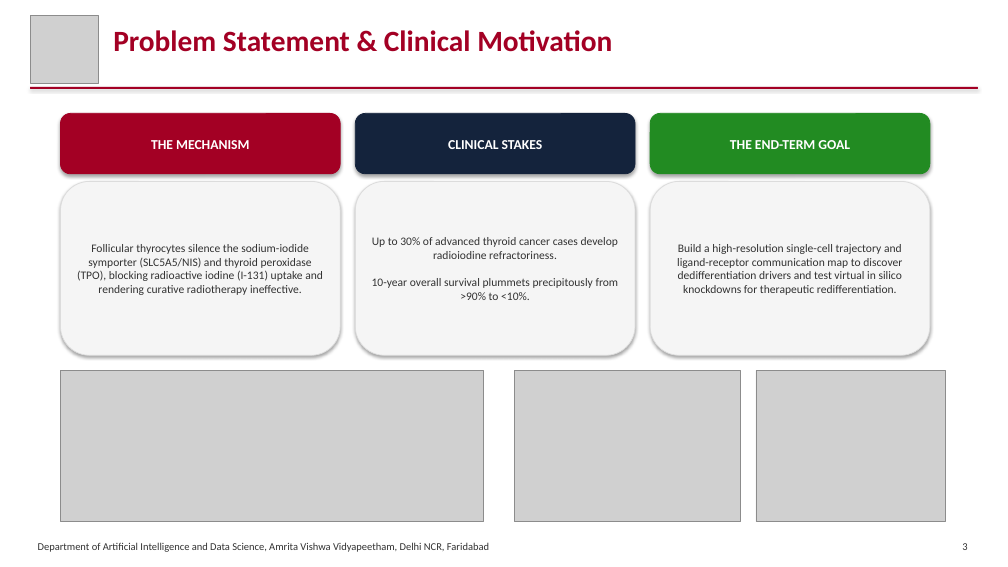
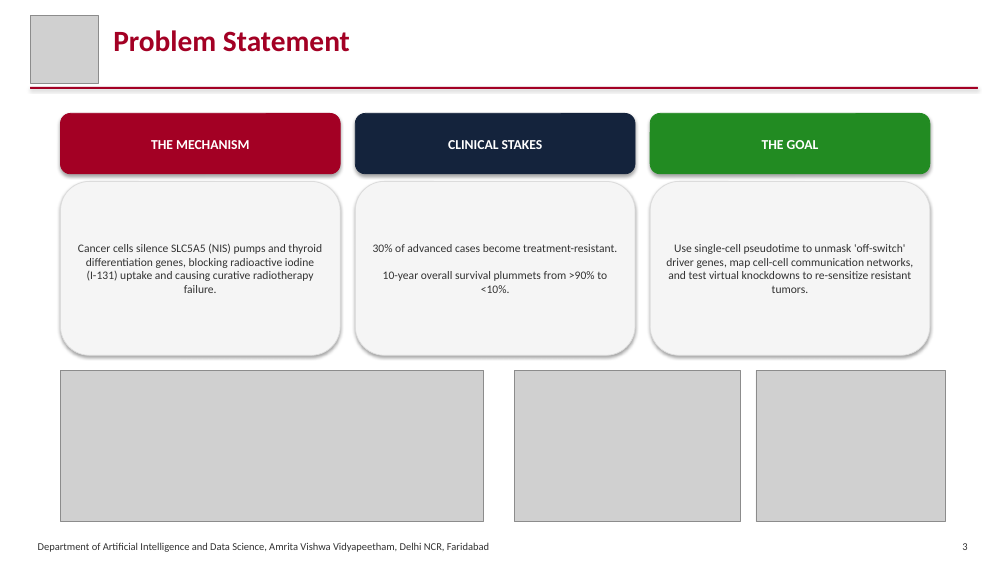
Before and after one commit to SatyaKrishna2811/thyroid_scRNA, a slide deck: slide 3 of Single-Cell Trajectory Mapping of Radioiodine Refractoriness in Thyroid Cancer_EndTerm.pptx. Drawn at 1008x567 pixels with LibreOffice and Linux fonts; fonts in the diff are those of the drawing; grey boxes stand for pictures. Boxes give left, top, right and bottom in pixels: in the first picture for what was removed or moved away, otherwise in the second. Text is boxed around its words. In the diff, an @@ line names an element or a change of style, - is before the commit and + after.

Commit message:
Update end-term PPTX to 21 slides: add missing objectives, pipeline, tools, dataset, and atlas annotation slides

```diff
--- a/Single-Cell Trajectory Mapping of Radioiodine Refractoriness in Thyroid Cancer_EndTerm.pptx
+++ b/Single-Cell Trajectory Mapping of Radioiodine Refractoriness in Thyroid Cancer_EndTerm.pptx
@@ text at (113, 30, 350, 52): text changed @@
-Problem Statement & Clinical Motivation
+Problem Statement
@@ text in rounded rectangle at (762, 140, 819, 149): text changed @@
-THE END-TERM GOAL
+THE GOAL
@@ text in rounded rectangle at (78, 244, 322, 293): text changed @@
-Follicular thyrocytes silence the sodium-iodide symporter (SLC5A5/NIS) and thyroid peroxidase (TPO), blocking radioactive iodine (I-131) uptake and rendering curative radiotherapy ineffective.
+Cancer cells silence SLC5A5 (NIS) pumps and thyroid differentiation genes, blocking radioactive iodine (I-131) uptake and causing curative radiotherapy failure.
@@ text in rounded rectangle at (373, 244, 617, 293): text changed @@
-Up to 30% of advanced thyroid cancer cases develop radioiodine refractoriness.
-10-year overall survival plummets precipitously from >90% to <10%.
+30% of advanced cases become treatment-resistant.
+10-year overall survival plummets from >90% to <10%.
@@ text in rounded rectangle at (666, 244, 914, 293): text changed @@
-Build a high-resolution single-cell trajectory and ligand-receptor communication map to discover dedifferentiation drivers and test virtual in silico knockdowns for therapeutic redifferentiation.
+Use single-cell pseudotime to unmask 'off-switch' driver genes, map cell-cell communication networks, and test virtual knockdowns to re-sensitize resistant tumors.
```
Also in this commit, not shown: 14 other slides changed, 5 slides added.
